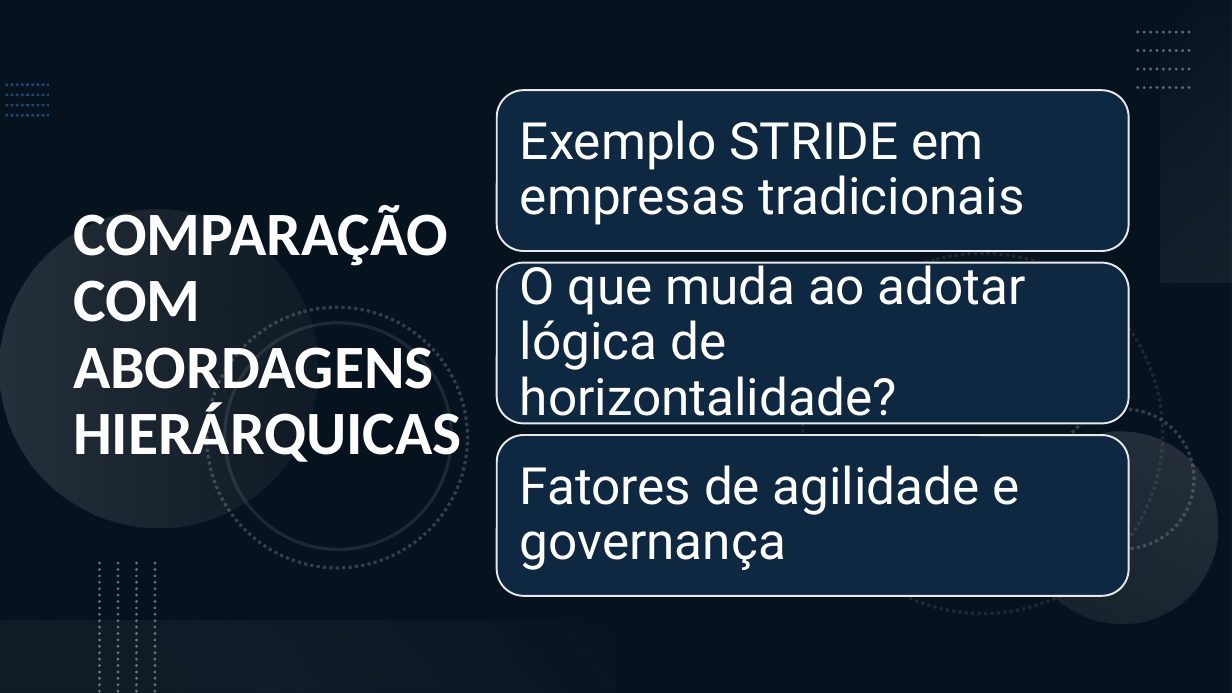
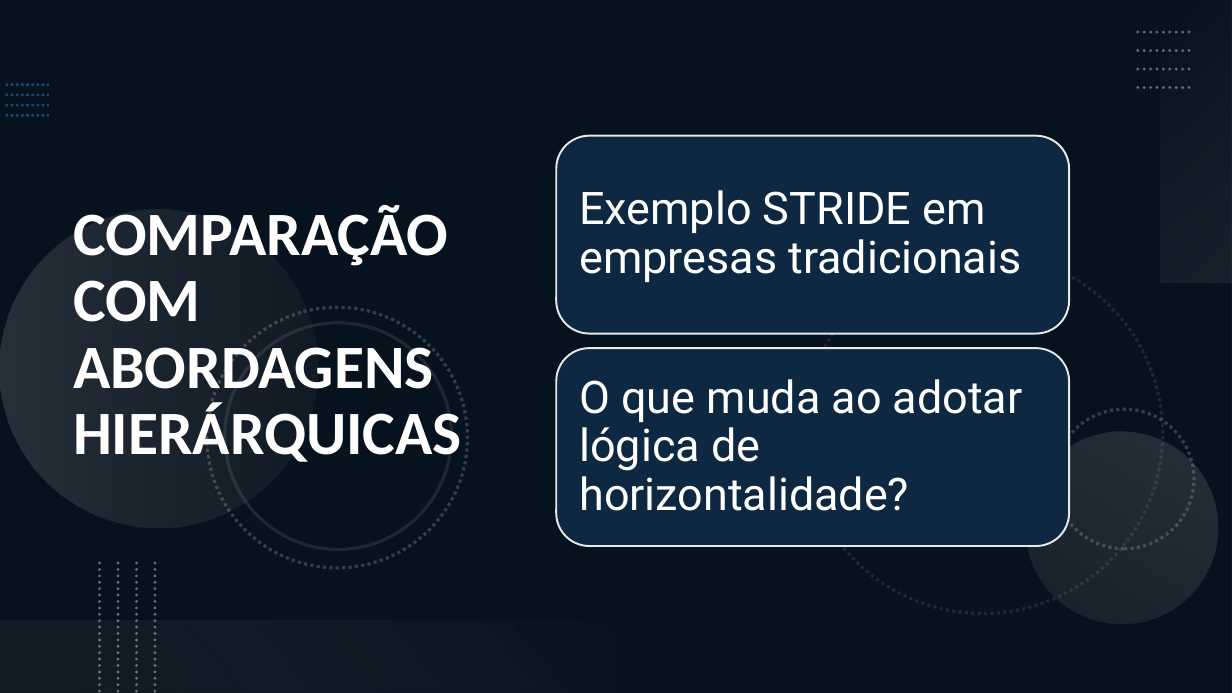
Before and after one commit to teromonte/HorizontalThreatModeling, a slide deck: slide 8 of Apresentação.pptx. Drawn at 1232x693 pixels with LibreOffice and Linux fonts; fonts in the diff are those of the drawing. Boxes give left, top, right and bottom in pixels: in the first picture for what was removed or moved away, otherwise in the second. Text is boxed around its words. In the diff, an @@ line names an element or a change of style, - is before the commit and + after.

```diff
--- a/Apresentação.pptx
+++ b/Apresentação.pptx
@@ rounded rectangle: place and size @@
-rounded rectangle at (497, 91, 1129, 251)
+rounded rectangle at (556, 136, 1069, 334)
@@ text "Exemplo STRIDE em empresas tradicionais": place and size @@
-text "Exemplo STRIDE em empresas tradicionais" at (520, 120, 1025, 225)
+text "Exemplo STRIDE em empresas tradicionais" at (579, 190, 1021, 282)
@@ text "Exemplo STRIDE em empresas tradicionais" at (579, 190, 1021, 282): size 40 to 35 pt; less space between paragraphs @@
@@ rounded rectangle removed at (497, 262, 1129, 423) @@
@@ rounded rectangle: place and size @@
-rounded rectangle at (497, 435, 1129, 596)
+rounded rectangle at (556, 348, 1069, 546)
@@ text "O que muda ao adotar ..." at (579, 379, 1023, 511): size 40 to 35 pt; less space between paragraphs @@
@@ text "O que muda ao adotar ...": place and size @@
-text "O que muda ao adotar ..." at (520, 261, 1026, 425)
+text "O que muda ao adotar ..." at (579, 379, 1023, 511)
@@ text removed at (520, 465, 1019, 570) @@
-Fatores de agilidade e governança
```
Also in this commit, not shown: 7 other slides changed, 1 other file.
